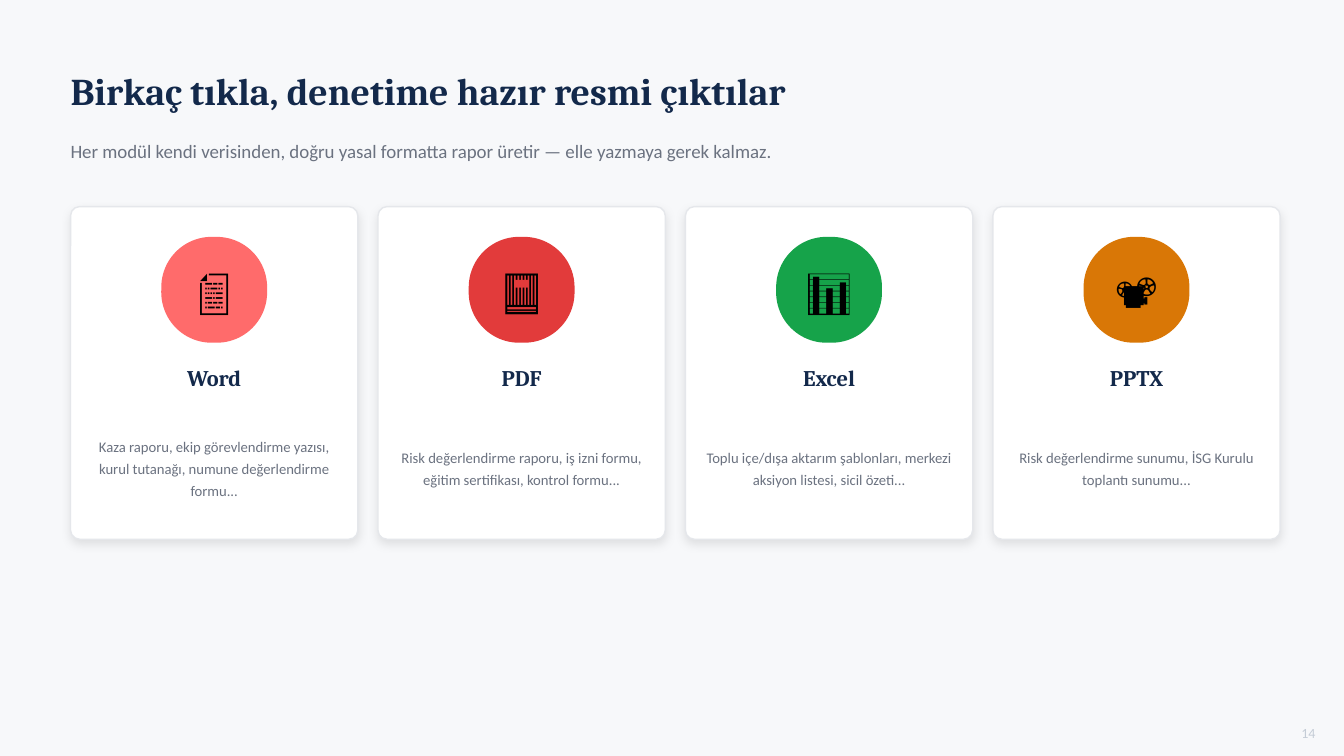
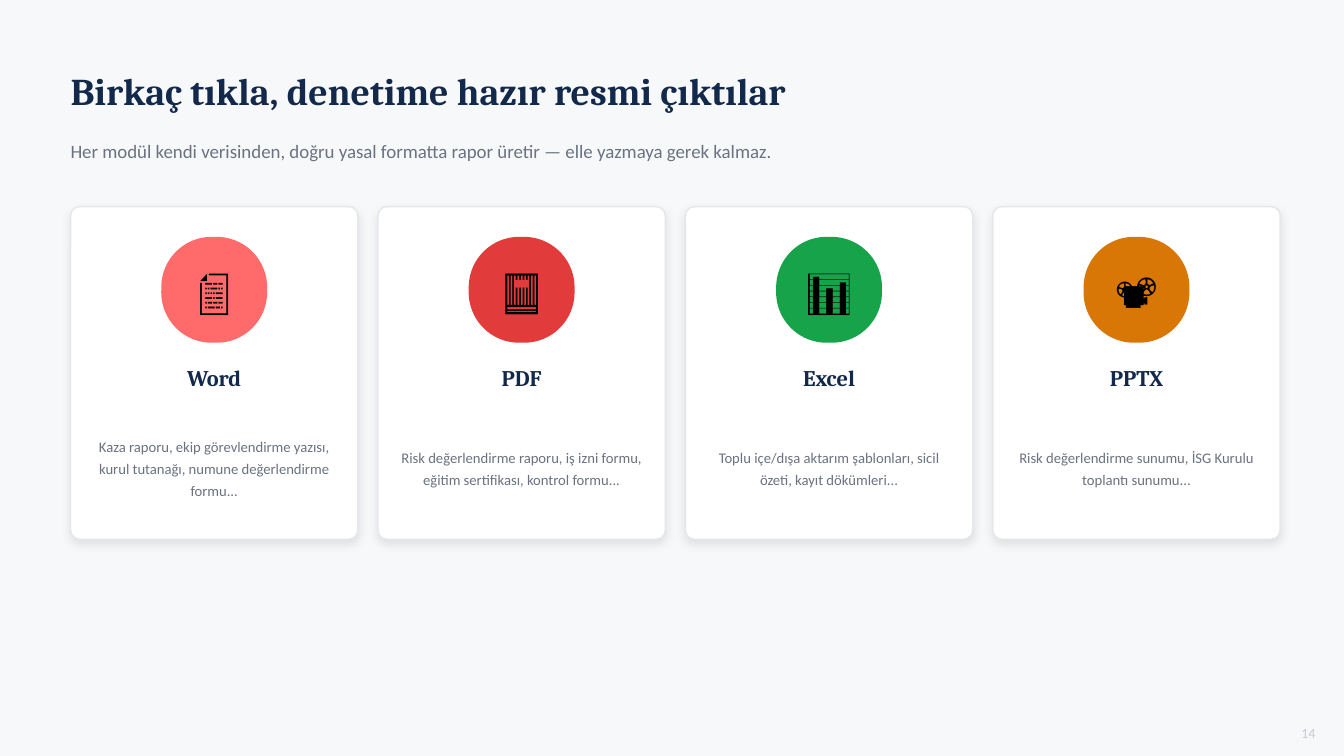
Before and after one commit to yasongun-png/risk360, a slide deck: slide 14 of tanitim/risk360-tanitim.pptx. Drawn at 1344x756 pixels with LibreOffice and Linux fonts; fonts in the diff are those of the drawing. Boxes give left, top, right and bottom in pixels: in the first picture for what was removed or moved away, otherwise in the second. Text is boxed around its words. In the diff, an @@ line names an element or a change of style, - is before the commit and + after.

```diff
--- a/tanitim/risk360-tanitim.pptx
+++ b/tanitim/risk360-tanitim.pptx
@@ text at box(719, 453, 939, 488): text changed @@
-Toplu içe/dışa aktarım şablonları, merkezi aksiyon listesi, sicil özeti...
+Toplu içe/dışa aktarım şablonları, sicil özeti, kayıt dökümleri...
```
Also in this commit, not shown: 8 other slides changed, 1 other file.
